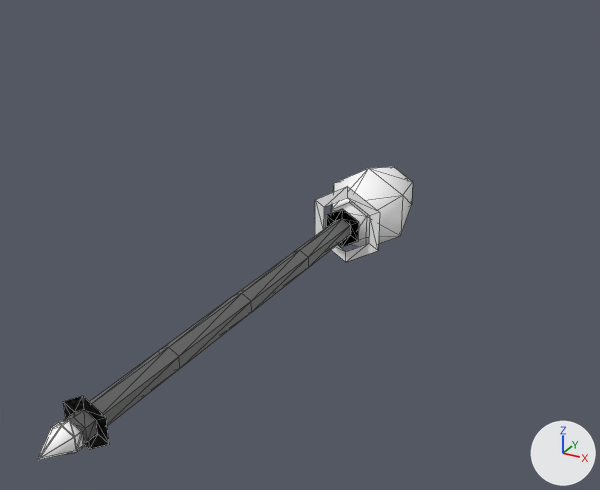
The glTF model assets/models/wand.glb as it was, and as the next commit left it.
Both versions are drawn from a 50 mm camera at (0.405, -0.617, 0.387) aimed at (0.011, 0.1, 0.029). The lights are fixed; the arrows at lower right show +X, +Y and +Z. Mesh edges are drawn as thin lines. Where no turn or scale is listed for an object, it has been applied to the vertices.

The first picture shows 'crystal', 'hilt', 'ring', 'rod'.
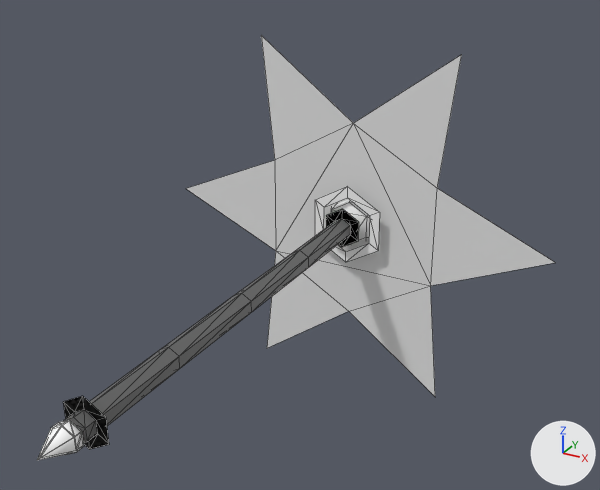
Location of each change, [x1, y1, x2, y2] in pixels of the pictures (600 x 490 px):
'corona', added: after [186, 36, 555, 396]
'crystal', unchanged, covered by the edit: before [331, 167, 413, 247]; after [331, 200, 370, 244]

Edits to the bpy script that builds the scene:
```text
Add me_circle_005:
    me_circle_005.from_pydata([(0.0, 0.0, 0.125), (-0.125, 0.0, 0.217), (-0.108, 0.0, 0.063), (-0.25, 0.0, 0.0), (-0.108, 0.0, -0.063), (-0.125, 0.0, -0.217), (0.0, 0.0, -0.125), (0.125, 0.0, -0.217), (0.108, 0.0, -0.063), (0.25, 0.0, 0.0), (0.108, 0.0, 0.063), (0.125, 0.0, 0.217)], [], [(0, 1, 2), (2, 3, 4), (4, 5, 6), (6, 7, 8), (8, 9, 10), (10, 11, 0), (0, 2, 4), (4, 6, 8), (8, 10, 0), (4, 8, 0)])
Add ob_corona:
    ob_corona = bpy.data.objects.new('corona', me_circle_005)
    ob_corona.location = (0.0, 0.25, 0.0)
```
